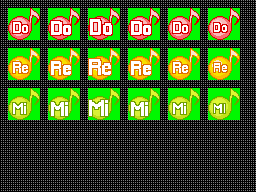
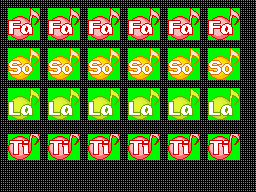
Comparing the layer stacks of the two 256 × 192 images. Changes:
added layer "Ti copy" above "Ti" over bbox(8, 18, 240, 160)
moved "Mi" (3rd of 6, in "Group 1") into group "Group 1" over bbox(89, 100, 108, 116)
moved "Re" (3rd of 6, in "Group 1") into group "Group 1" over bbox(89, 59, 111, 75)
moved "Do" (3rd of 6, in "Group 1") into group "Group 1" over bbox(90, 19, 112, 35)
moved "Mi copy" into group "Group 1" over bbox(131, 102, 148, 116)
moved "Re copy" into group "Group 1" over bbox(131, 61, 151, 75)
moved "Do copy" into group "Group 1" over bbox(131, 21, 151, 35)
moved "Mi" (4th of 6, in "Group 1") into group "Group 1" over bbox(51, 102, 68, 116)
moved "Re" (4th of 6, in "Group 1") into group "Group 1" over bbox(51, 61, 71, 75)
moved "Do" (4th of 6, in "Group 1") into group "Group 1" over bbox(51, 21, 71, 35)
moved "Mi" (5th of 6, in "Group 1") into group "Group 1" over bbox(214, 104, 225, 113)
moved "Re" (5th of 6, in "Group 1") into group "Group 1" over bbox(214, 63, 227, 72)
moved "Do" (5th of 6, in "Group 1") into group "Group 1" over bbox(214, 23, 227, 32)
moved "Mi copy 2" into group "Group 1" over bbox(173, 103, 186, 114)
moved "Re copy 2" into group "Group 1" over bbox(173, 62, 188, 73)
moved "Do copy 2" into group "Group 1" over bbox(173, 22, 188, 33)
moved "Mi" (6th of 6, in "Group 1") into group "Group 1" over bbox(13, 103, 26, 114)
moved "Re" (6th of 6, in "Group 1") into group "Group 1" over bbox(13, 62, 28, 73)
moved "Do" (6th of 6, in "Group 1") into group "Group 1" over bbox(13, 22, 28, 33)
added layer "Layer 18" above "Layer 19" over bbox(9, 134, 233, 160)
added layer "Layer 19" above "Layer 2" over bbox(210, 20, 233, 35)
moved "Layer 2" above "Layer 9" over bbox(8, 18, 233, 117)
